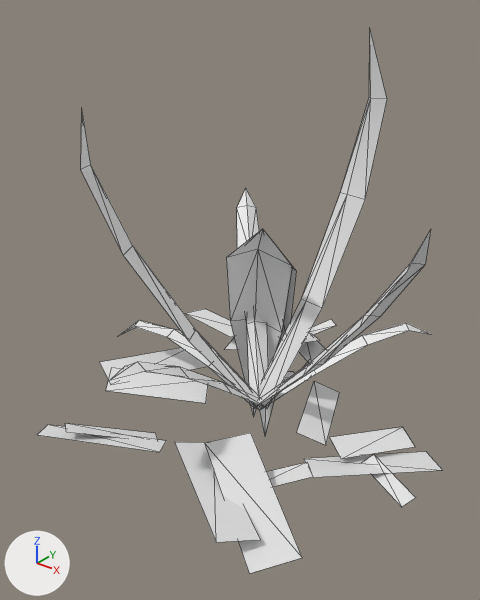
The OBJ model game/assets/models/plants/SM_Plant_BromeliadGroundThicket_Leaf_LOD1.obj as it was, and as the next commit left it.
Rendered twice from a camera (50 mm lens) standing at (1.99, -2.67, 2.31) and looking at (-0.09, -0.08, 0.7). The lights are fixed; the arrows at lower left show +X, +Y and +Z. The picture after the commit comes second. Mesh edges are drawn as thin lines. Where no turn or scale is listed for an object, it has been applied to the vertices. Vertices at exactly the same position are counted once.

Names of what the first picture shows: 'SM_Plant_BromeliadGroundThicket_Leaf_LOD1'.
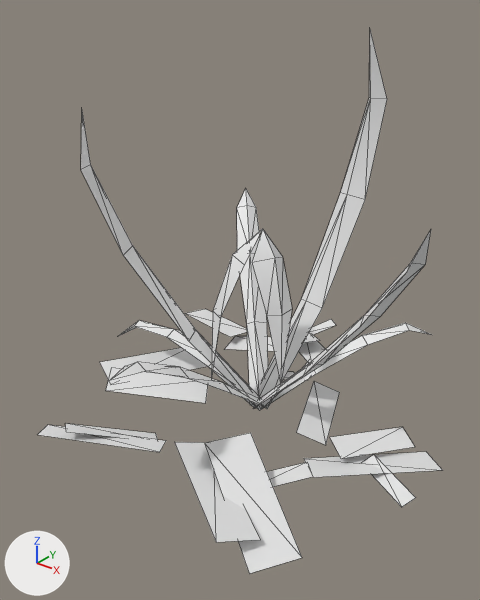
Location of each change, (x1, y1, x2, y2) in pixels of the pictures (480 x 600 px; the box of a moved part takes in the faces that stretch with it):
part 1 of me_sm_plant_bromeliadgroundthicket_leaf_lod1, moved or reshaped: before (226, 229, 296, 436); after (211, 229, 292, 383)

Diff of the bpy script that builds the scene:
```diff
--- a/game/assets/models/plants/SM_Plant_BromeliadGroundThicket_Leaf_LOD1.obj.py
+++ b/game/assets/models/plants/SM_Plant_BromeliadGroundThicket_Leaf_LOD1.obj.py
@@ me_sm_plant_bromeliadgroundthicket_leaf_lod1 @@
 # used by ob_sm_plant_bromeliadgroundthicket_leaf_lod1; location = (0.0, 0.0, 0.0)
-me_sm_plant_bromeliadgroundthicket_leaf_lod1.from_pydata(...)  # 182 vertices, 152 faces; spans x -1.13..1.12, y -1.11..1.08, z -0.67..2.07
-me_sm_plant_bromeliadgroundthicket_leaf_lod1.vertices[168].co = (0.05, 0.26, 0.8)  # pixel (296, 270)
-me_sm_plant_bromeliadgroundthicket_leaf_lod1.vertices[169].co = (-0.17, 0.26, 0.87)
-me_sm_plant_bromeliadgroundthicket_leaf_lod1.vertices[170].co = (-0.3, 0.13, 0.84)
-me_sm_plant_bromeliadgroundthicket_leaf_lod1.vertices[171].co = (-0.07, 0.39, 0.22)
-me_sm_plant_bromeliadgroundthicket_leaf_lod1.vertices[172].co = (-0.28, 0.44, 0.24)
-me_sm_plant_bromeliadgroundthicket_leaf_lod1.vertices[173].co = (-0.41, 0.35, 0.24)
-me_sm_plant_bromeliadgroundthicket_leaf_lod1.vertices[174].co = (-0.3, 0.47, -0.67)  # pixel (264, 436)
-me_sm_plant_bromeliadgroundthicket_leaf_lod1.vertices[175].co = (0.04, 0.23, 0.83)  # pixel (292, 266)
-me_sm_plant_bromeliadgroundthicket_leaf_lod1.vertices[176].co = (-0.18, 0.2, 0.9)  # pixel (257, 249)
-me_sm_plant_bromeliadgroundthicket_leaf_lod1.vertices[177].co = (-0.28, 0.03, 0.87)  # pixel (226, 257)
-me_sm_plant_bromeliadgroundthicket_leaf_lod1.vertices[178].co = (-0.08, 0.32, 0.33)  # pixel (281, 332)
-me_sm_plant_bromeliadgroundthicket_leaf_lod1.vertices[179].co = (-0.29, 0.32, 0.36)
-me_sm_plant_bromeliadgroundthicket_leaf_lod1.vertices[180].co = (-0.4, 0.21, 0.35)  # pixel (230, 321)
-me_sm_plant_bromeliadgroundthicket_leaf_lod1.vertices[181].co = (-0.31, 0.34, -0.43)  # pixel (253, 417)
+me_sm_plant_bromeliadgroundthicket_leaf_lod1.from_pydata(...)  # 182 vertices, 152 faces; spans x -1.13..1.12, y -1.11..1.08, z -0.05..2.07
+# me_sm_plant_bromeliadgroundthicket_leaf_lod1 part 1
+me_sm_plant_bromeliadgroundthicket_leaf_lod1.vertices[168].co = (0.04, -0.14, 0.98)  # pixel (251, 262)
+me_sm_plant_bromeliadgroundthicket_leaf_lod1.vertices[169].co = (0.13, -0.06, 1.0)  # pixel (274, 257)
+me_sm_plant_bromeliadgroundthicket_leaf_lod1.vertices[170].co = (0.11, 0.03, 0.97)  # pixel (282, 256)
+me_sm_plant_bromeliadgroundthicket_leaf_lod1.vertices[171].co = (0.14, -0.14, 0.7)  # pixel (266, 315)
+me_sm_plant_bromeliadgroundthicket_leaf_lod1.vertices[172].co = (0.21, -0.1, 0.71)  # pixel (281, 315)
+me_sm_plant_bromeliadgroundthicket_leaf_lod1.vertices[173].co = (0.19, 0.02, 0.7)  # pixel (292, 308)
+me_sm_plant_bromeliadgroundthicket_leaf_lod1.vertices[174].co = (0.22, -0.1, 0.28)  # pixel (280, 385)
+me_sm_plant_bromeliadgroundthicket_leaf_lod1.vertices[175].co = (-0.15, -0.03, 0.95)
+me_sm_plant_bromeliadgroundthicket_leaf_lod1.vertices[176].co = (-0.09, -0.14, 0.99)  # pixel (232, 254)
+me_sm_plant_bromeliadgroundthicket_leaf_lod1.vertices[177].co = (0.02, -0.17, 0.97)  # pixel (244, 264)
+me_sm_plant_bromeliadgroundthicket_leaf_lod1.vertices[178].co = (-0.19, -0.12, 0.66)
+me_sm_plant_bromeliadgroundthicket_leaf_lod1.vertices[179].co = (-0.15, -0.24, 0.67)  # pixel (212, 310)
+me_sm_plant_bromeliadgroundthicket_leaf_lod1.vertices[180].co = (-0.07, -0.27, 0.67)  # pixel (220, 318)
+me_sm_plant_bromeliadgroundthicket_leaf_lod1.vertices[181].co = (-0.16, -0.25, 0.22)
```
